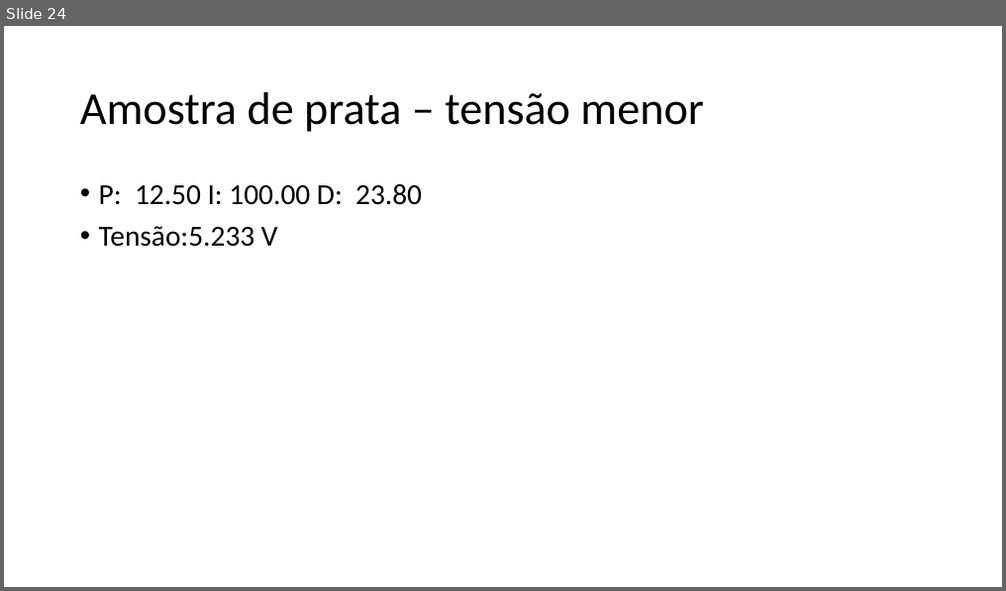
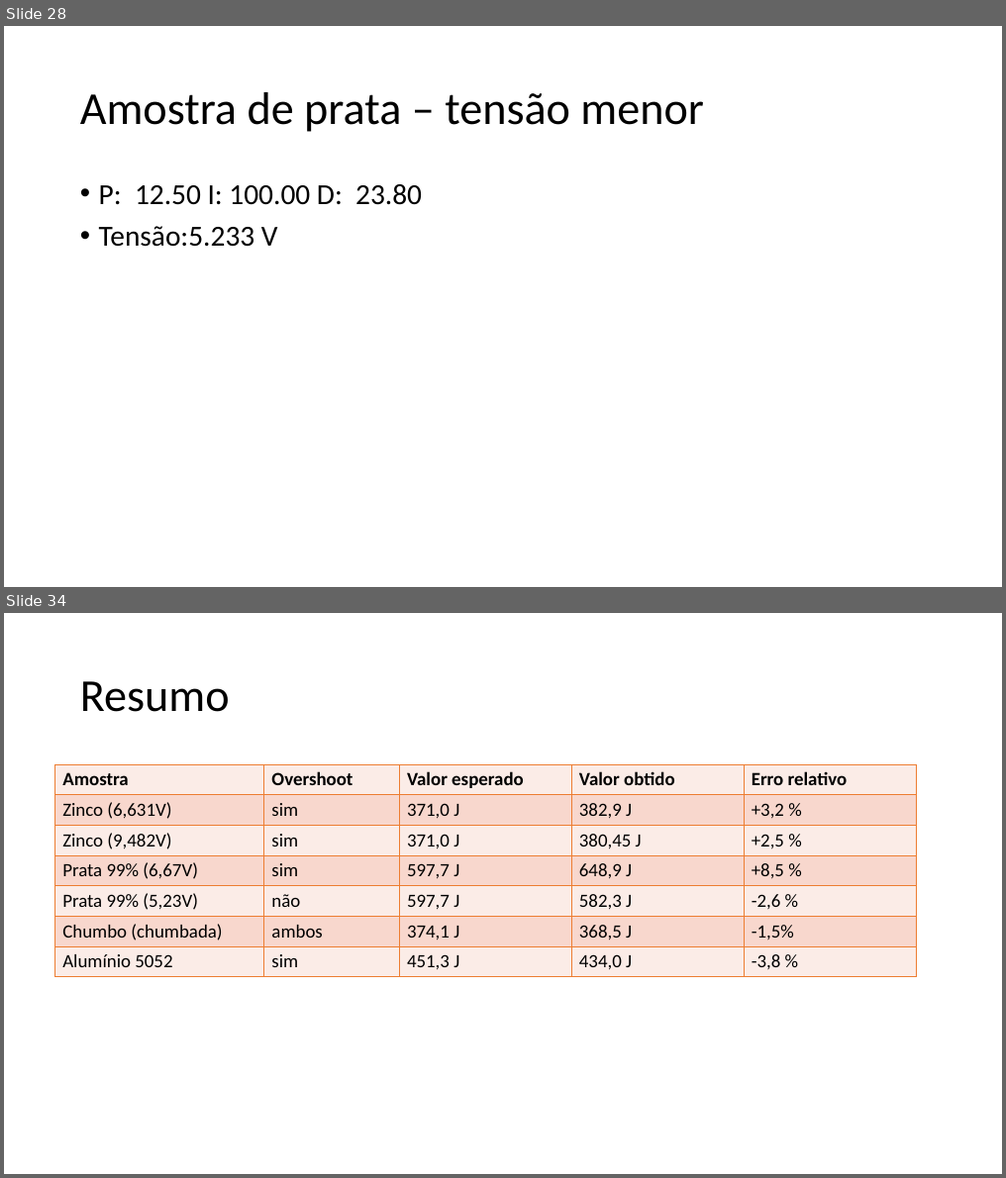
Before and after one commit to gg881/Calorimetro, a slide deck: Análises.pptx. Shown one above the other, each under a label of ours: slide 24 before the commit, slides 28 and 34 after it; the slides between them are not shown. The pictures are 1006x591 and 1006x1178 pixels, drawn with LibreOffice and Linux fonts; fonts in the diff are those of the drawing. Boxes give left, top, right and bottom in pixels: in the first picture for what was removed or moved away, otherwise in the second. Text is boxed around its words. In the diff, an @@ line names an element or a change of style, - is before the commit and + after.

```diff
--- a/Análises.pptx
+++ b/Análises.pptx
@@ slide 34 added at (x1=4, y1=613, x2=1002, y2=1174), background #FFFFFF @@
@@ title added at (x1=80, y1=681, x2=230, y2=712), 44 pt, text #000000 @@
+Resumo
@@ table added at (x1=54, y1=765, x2=916, y2=977), 7 rows, 5 columns @@
+Amostra | Overshoot | Valor esperado | Valor obtido | Erro relativo
+Zinco (6,631V) | sim | 371,0 J | 382,9 J | +3,2 %
+Zinco (9,482V) | sim | 371,0 J | 380,45 J | +2,5 %
+Prata 99% (6,67V) | sim | 597,7 J | 648,9 J | +8,5 %
+Prata 99% (5,23V) | não | 597,7 J | 582,3 J | -2,6 %
+Chumbo (chumbada) | ambos | 374,1 J | 368,5 J | -1,5%
+Alumínio 5052 | sim | 451,3 J | 434,0 J | -3,8 %
@@ what was slide 24 is now slide 28 @@
```
Also in this commit, not shown: 12 slides changed, 9 other slides added, 1 slide removed, 37 other files.
